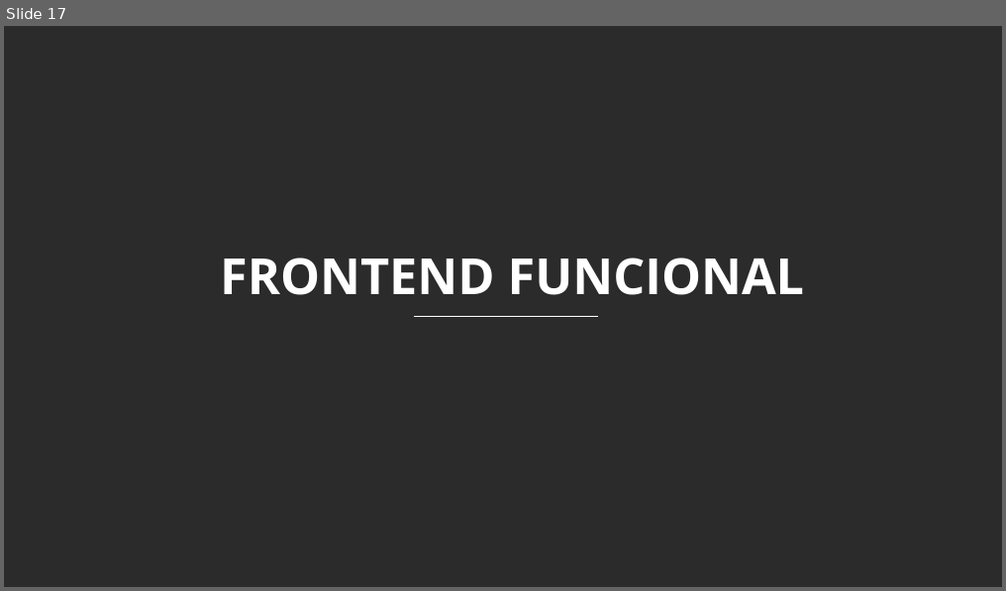
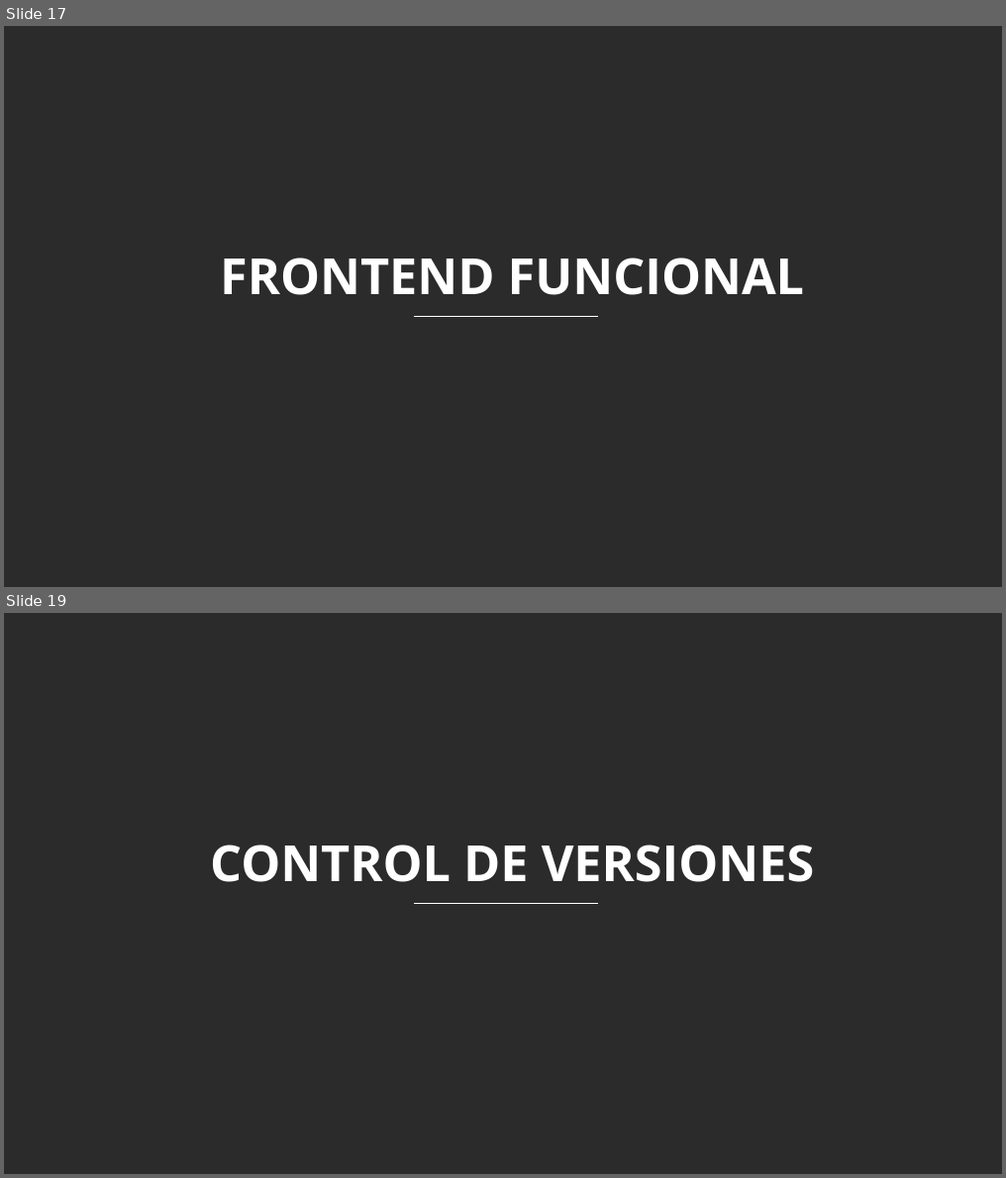
Before and after one commit to FidelSmoke/Practicas, a slide deck: DOCUMENTACION DE MASTER BARBER/ENTREGABLES 3/Entregables Proyecto B.pptx. Shown one above the other, each under a label of ours: slide 17 before the commit, slides 17 and 19 after it; the slides between them are not shown. The pictures are 1006x591 and 1006x1178 pixels, drawn with LibreOffice and Linux fonts; fonts in the diff are those of the drawing; background and template pictures are left out; a plain dark background stands for a picture behind light text. Boxes give left, top, right and bottom in pixels: in the first picture for what was removed or moved away, otherwise in the second. Text is boxed around its words. In the diff, an @@ line names an element or a change of style, - is before the commit and + after.

```diff
--- a/DOCUMENTACION DE MASTER BARBER/ENTREGABLES 3/Entregables Proyecto B.pptx
+++ b/DOCUMENTACION DE MASTER BARBER/ENTREGABLES 3/Entregables Proyecto B.pptx
@@ slide 19 added at (4,613,1002,1174), background picture (left out) @@
@@ text added at (210,845,814,882), 48 pt, text #FFFFFF, bold @@
+CONTROL DE VERSIONES
@@ line added from (414, 904) to (598, 904), #FFFFFF 1 pt @@
```
Also in this commit, not shown: 3 slides changed, 1 other slide added, 1 other file.
